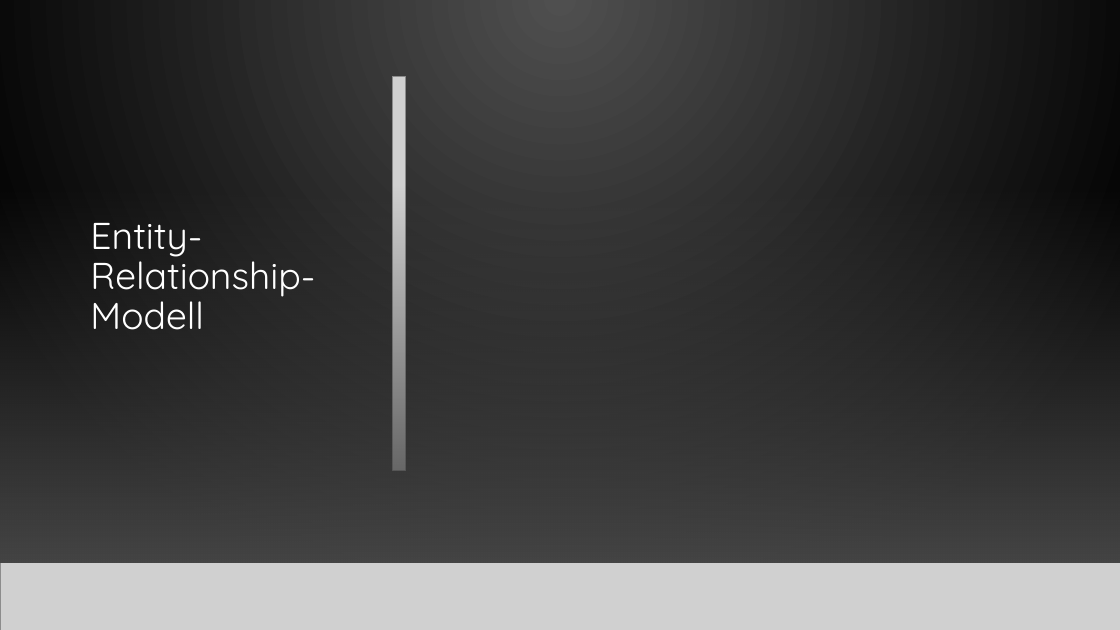
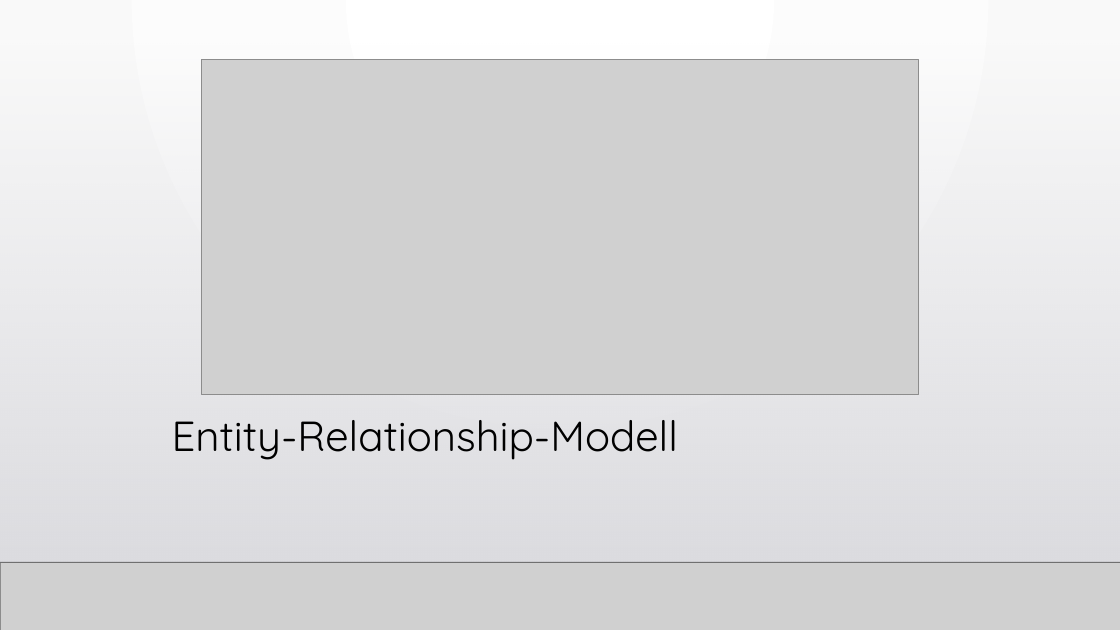
Before and after one commit to WebEngineering18/Pr-sentation, a slide deck: slide 8 of Fragebogen zum Status der Bauqualität.pptx. Drawn at 1120x630 pixels with LibreOffice and Linux fonts; fonts in the diff are those of the drawing; grey boxes stand for pictures; background and template pictures are left out. Boxes give left, top, right and bottom in pixels: in the first picture for what was removed or moved away, otherwise in the second. Text is boxed around its words. In the diff, an @@ line names an element or a change of style, - is before the commit and + after.

```diff
--- a/Fragebogen zum Status der Bauqualität.pptx
+++ b/Fragebogen zum Status der Bauqualität.pptx
@@ background gradient #505050 to #000000 to gradient #FFFFFF to #FAFAFA @@
@@ rectangle at (0,0,1120,630): fill gradient #505050 to #000000 to gradient #FFFFFF to #FAFAFA @@
@@ rectangle at (0,43,1120,562): fill gradient #454545 to #4E4E4E to gradient #DCDCE0 to #DEDEE2 @@
@@ rectangle at (0,43,1120,562): fill gradient #454545 to #4E4E4E to gradient #DCDCE0 to #DEDEE2 @@
@@ rectangle: place and size @@
-rectangle at (0,186,1120,563)
+rectangle at (0,43,1120,562)
@@ rectangle at (0,43,1120,562): fill gradient #454545 to gradient #DCDCE0 to #DEDEE2 @@
@@ picture added at (201,59,918,394) @@
@@ rectangle at (687,45,1062,518): fill #FFFFFF to gradient #262626 to #0D0D0D @@
@@ picture removed at (392,77,405,471) @@
@@ title "Entity-Relationship-Modell": place and size @@
-title "Entity-Relationship-Modell" at (90,223,315,330)
+title "Entity-Relationship-Modell" at (172,420,678,460)
@@ title "Entity-Relationship-Modell" at (172,420,678,460): size 32 to 36 pt, text colour #FFFFFF to #000000; vertical alignment middle to bottom @@
@@ line added from (0, 562) to (1120, 562), #000001 1 pt @@
```
Also in this commit, not shown: 1 other slide changed, 5 slides added, 4 other files.
